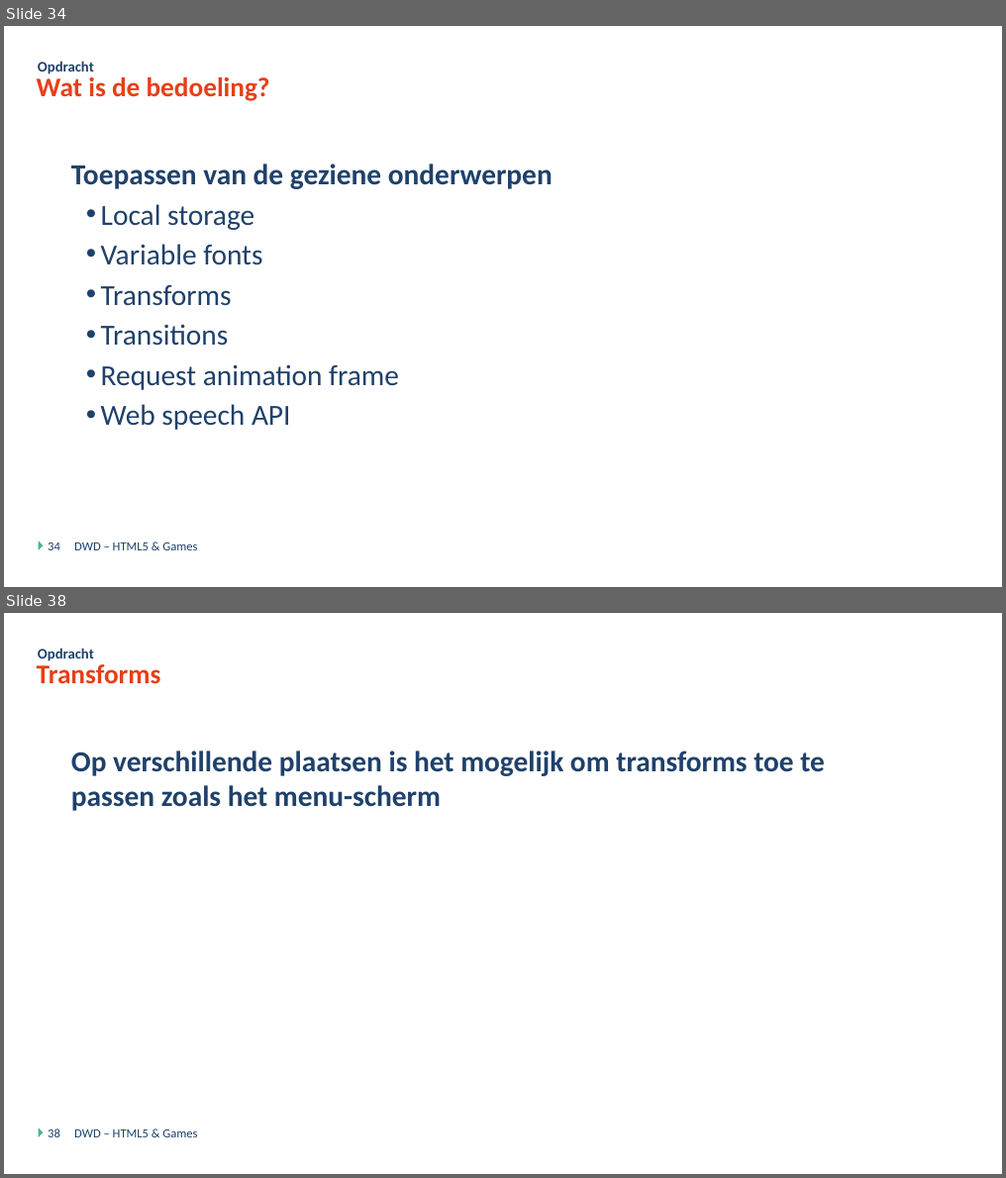
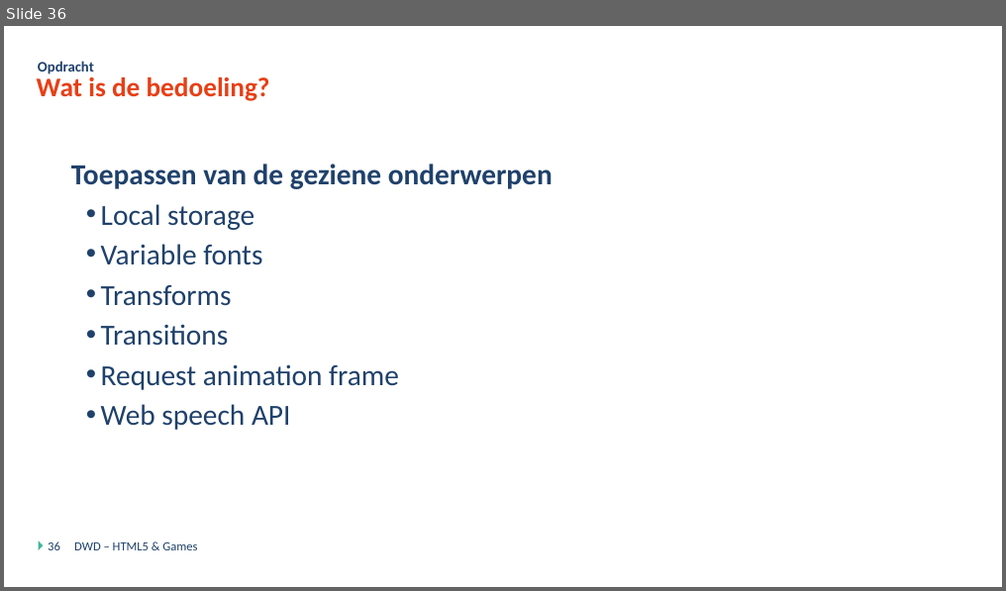
Before and after one commit to DmitriyVdE/Odisee_Bru_Dyn_Web_Dev_Opdracht, a slide deck: DWD - Javascript Games - Theorie.pptx. Shown one above the other, each under a label of ours: slides 34 and 38 before the commit, slide 36 after it; the slides between them are not shown. The pictures are 1006x1178 and 1006x591 pixels, drawn with LibreOffice and Linux fonts; fonts in the diff are those of the drawing; background and template pictures are left out. Boxes give left, top, right and bottom in pixels: in the first picture for what was removed or moved away, otherwise in the second. Text is boxed around its words. In the diff, an @@ line names an element or a change of style, - is before the commit and + after.

```diff
--- a/DWD - Javascript Games - Theorie.pptx
+++ b/DWD - Javascript Games - Theorie.pptx
@@ slide 38 removed at [4, 613, 1002, 1174], background #FFFFFF; not listed: 1 template element that a slide beside it also shows @@
@@ title removed at [37, 664, 161, 684] @@
-Transforms
@@ text removed at [38, 648, 94, 662] @@
-Opdracht
@@ text removed at [71, 751, 825, 811] @@
-Op verschillende plaatsen is het mogelijk om transforms toe te passen zoals het menu-scherm
@@ page number removed at [48, 1129, 60, 1138] @@
-38
@@ text removed at [74, 1130, 197, 1138] @@
-DWD – HTML5 & Games
@@ what was slide 34 is now slide 36 @@
@@ page number at [48, 542, 60, 551]: text changed @@
-34
+36
```
Also in this commit, not shown: 3 slides changed, 1 slide added, 5 other slides removed, 17 other files.
